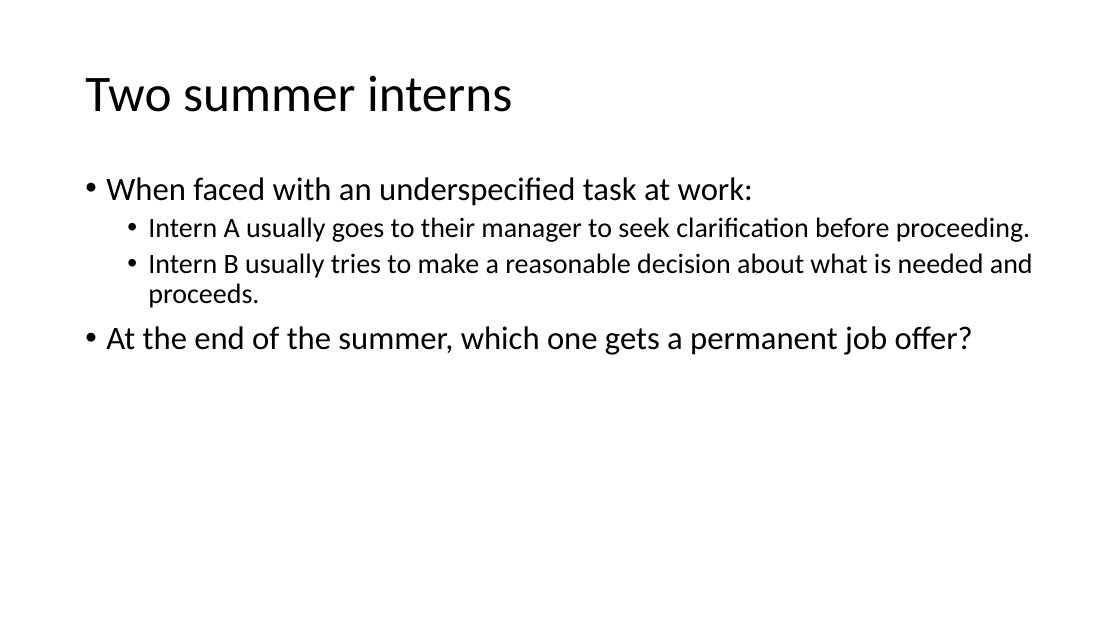
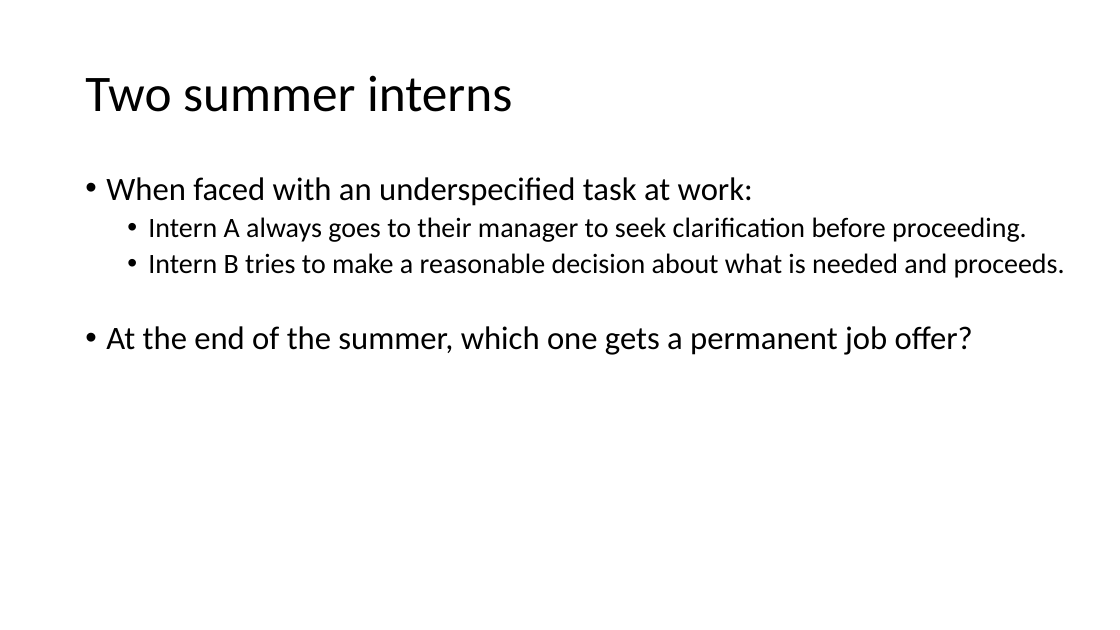
Before and after one commit to GregorKiczales/spd-materials, a slide deck: slide 19 of instructor/l23/lec23-wrap.pptx (slide 18 before the commit). Drawn at 1120x630 pixels with LibreOffice and Linux fonts; fonts in the diff are those of the drawing. Boxes give left, top, right and bottom in pixels: in the first picture for what was removed or moved away, otherwise in the second. Text is boxed around its words. In the diff, an @@ line names an element or a change of style, - is before the commit and + after.

```diff
--- a/instructor/l23/lec23-wrap.pptx
+++ b/instructor/l23/lec23-wrap.pptx
@@ text at [148,217,1065,278]: text changed @@
-  • Intern A usually goes to their manager to seek clarification before proceeding.
-  • Intern B usually tries to make a reasonable decision about what is needed and proceeds.
+  • Intern A always goes to their manager to seek clarification before proceeding.
+  • Intern B tries to make a reasonable decision about what is needed and proceeds.
```
Also in this commit, not shown: 4 other slides changed, 2 slides added, 7 other files.
